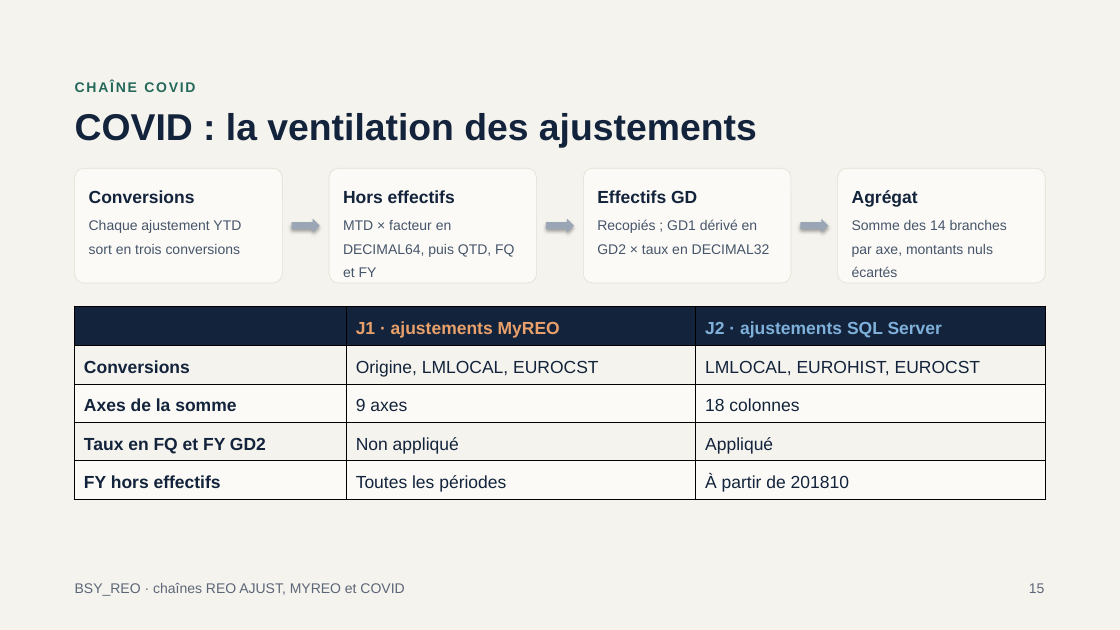
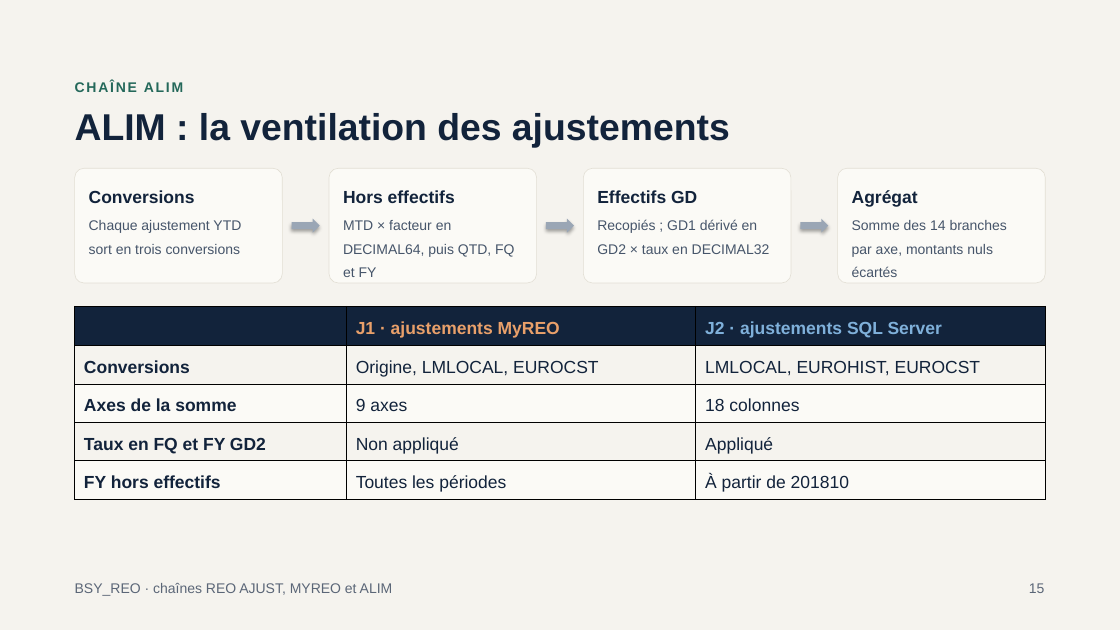
Before and after one commit to mlamouchi001/REO_SCALA, a slide deck: slide 15 of docs/Presentation_BSY_REO.pptx. Drawn at 1120x630 pixels with LibreOffice and Linux fonts; fonts in the diff are those of the drawing. Boxes give left, top, right and bottom in pixels: in the first picture for what was removed or moved away, otherwise in the second. Text is boxed around its words. In the diff, an @@ line names an element or a change of style, - is before the commit and + after.

Commit message:
Suppression du mot Covid : chaine renommee ALIM dans le code, les fichiers et la documentation
- classes, fichiers et tests : Covid -> Alim (AlimReoRunner, FetchSourceAlimReo, MainMapperAlim*, ViewsAlimReo...)
- bin/run_reo.sh : chaine alim (au lieu de covid)
- conf/reo_alim.conf : cles ALIM_RUBRIQUE, ALIM_DIM_SUPERVISION, ALIM_DIM_CONVERSION
- docs : ANALYSE_TALEND_ALIM_REO.md, presentation regeneree

```diff
--- a/docs/Presentation_BSY_REO.pptx
+++ b/docs/Presentation_BSY_REO.pptx
@@ text at bbox=[75, 81, 183, 92]: text changed @@
-CHAÎNE COVID
+CHAÎNE ALIM
@@ text at bbox=[75, 113, 730, 148]: text changed @@
-COVID : la ventilation des ajustements
+ALIM : la ventilation des ajustements
@@ text at bbox=[75, 583, 393, 596]: text changed @@
-BSY_REO · chaînes REO AJUST, MYREO et COVID
+BSY_REO · chaînes REO AJUST, MYREO et ALIM
```
Also in this commit, not shown: 23 other slides changed, 40 other files.
